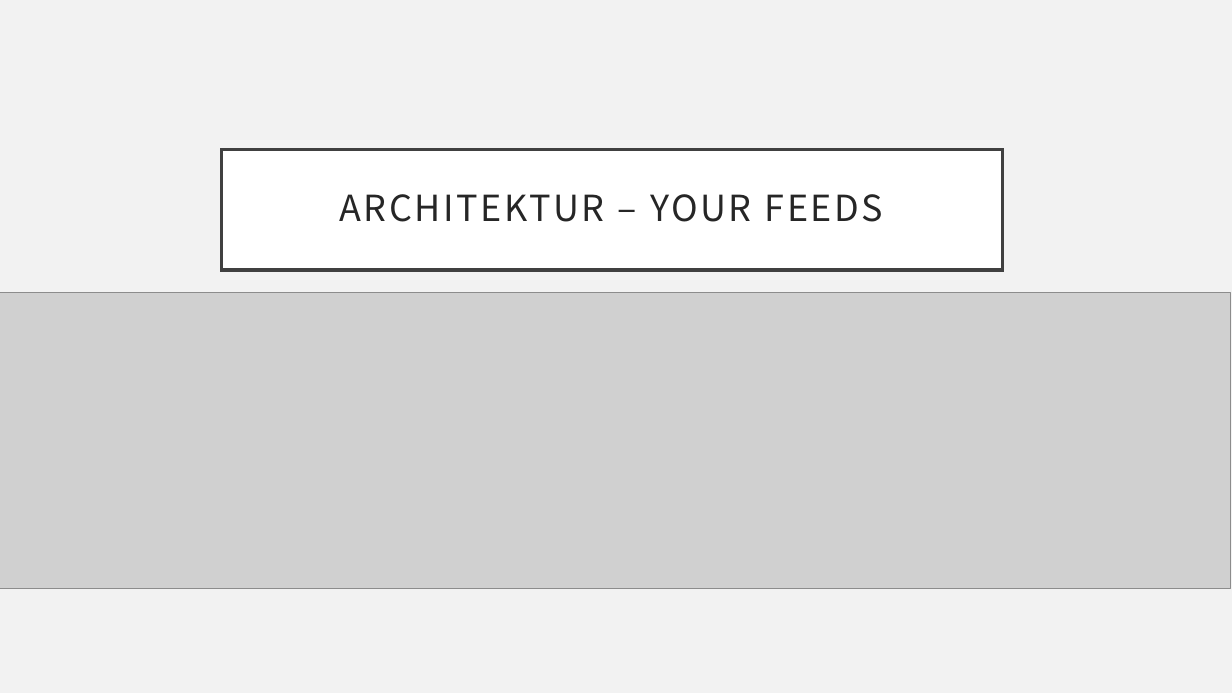
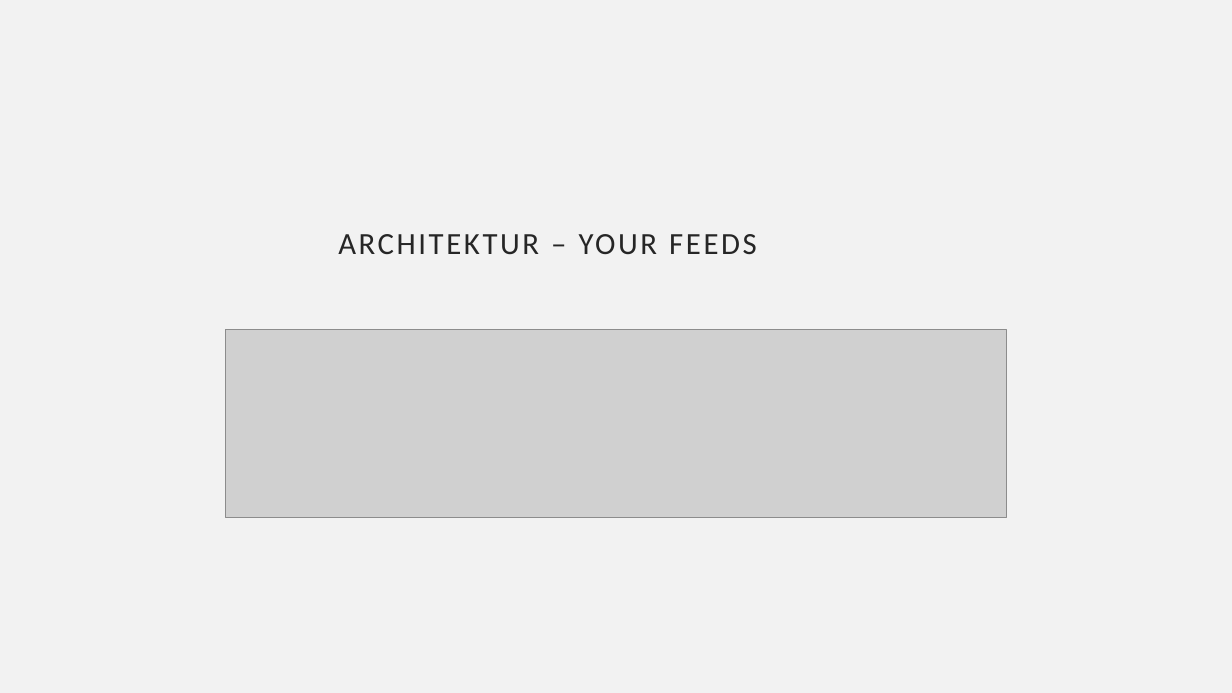
Before and after one commit to ProjektlaborEmbeddedSecurity/Presentation, a slide deck: slide 23 of PES.pptx (slide 20 before the commit). Drawn at 1232x693 pixels with LibreOffice and Linux fonts; fonts in the diff are those of the drawing; grey boxes stand for pictures; background and template pictures are left out. Boxes give left, top, right and bottom in pixels: in the first picture for what was removed or moved away, otherwise in the second. Text is boxed around its words. In the diff, an @@ line names an element or a change of style, - is before the commit and + after.

Commit message:
Ultraschallsensor Resize
Ultraschallsensor hinzugefügt, auf 3:4 geändert, layout verbessert

```diff
--- a/PES.pptx
+++ b/PES.pptx
@@ title "ARCHITEKTUR – YOUR FEEDS": place and size @@
-title "ARCHITEKTUR – YOUR FEEDS" at bbox=[221, 150, 1002, 270]
+title "ARCHITEKTUR – YOUR FEEDS" at bbox=[338, 234, 757, 255]
@@ title "ARCHITEKTUR – YOUR FEEDS" at bbox=[338, 234, 757, 255]: size 28 to 24 pt, font Noto Sans CJK JP to Calibri; alignment centre to left; fill #FFFFFF to none; outline #404040 2.5 pt to none @@
@@ picture: place and size @@
-picture at bbox=[0, 292, 1230, 588]
+picture at bbox=[226, 329, 1006, 517]
```
Also in this commit, not shown: 25 other slides changed, 3 slides added.
